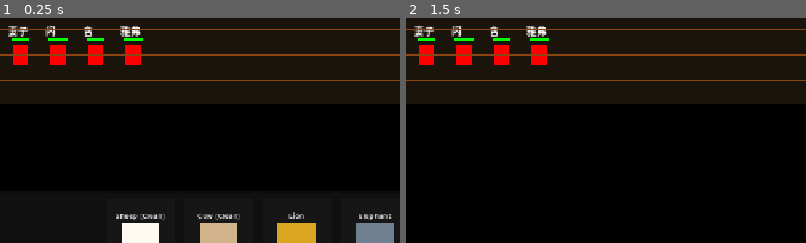
Above: before the commit, frames 1-2 (left to right).
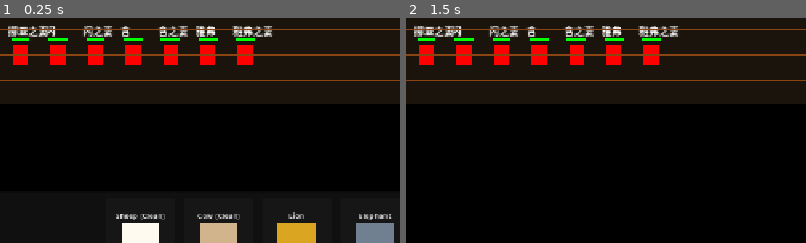
Above: after the commit, the same moments.

Repository: AirtisTech/project_covenant1
Game: Godot game, scene res://scenes/world/ark_scene.tscn
The game is run twice, just before and just after one commit, with the same random seed, the same clock (stepped at 60 frames per second) and the same inputs.
Inputs:
- Up to frame 1 (0.25 s): no input
- Up to frame 2 (1.5 s): click "🌊 洪水已至，登船！" at 0.5 s; click "⏩ 测试: 跳到大洪水" at 1.25 s
The pictures show only the part of the screen within x 18-68%, y 39-89%; the shares and areas given below are measured in that part.

The runs differ from the first frame. In frame 1, 2.7% of the frame differs, in the area x 2-68%, y 3-21%; in frame 2, 2.7%.

Commit message:
Add sons' wives to Noah's family (8 total)

Diff:
--- a/scripts/globals/family_manager.gd
+++ b/scripts/globals/family_manager.gd
@@ -7,10 +7,13 @@
 
 const FAMILY_DATA = [
 	{"name": "挪亚", "color": Color.RED},
-	{"name": "妻子", "color": Color.PINK},
+	{"name": "挪亚之妻", "color": Color.PINK},
 	{"name": "闪", "color": Color.ORANGE},
+	{"name": "闪之妻", "color": Color(1, 0.5, 0.5)},
 	{"name": "含", "color": Color.YELLOW},
-	{"name": "雅弗", "color": Color.CYAN}
+	{"name": "含之妻", "color": Color(0.5, 1, 0.5)},
+	{"name": "雅弗", "color": Color.CYAN},
+	{"name": "雅弗之妻", "color": Color(0.5, 0.5, 1)}
 ]
 
 func _ready():
